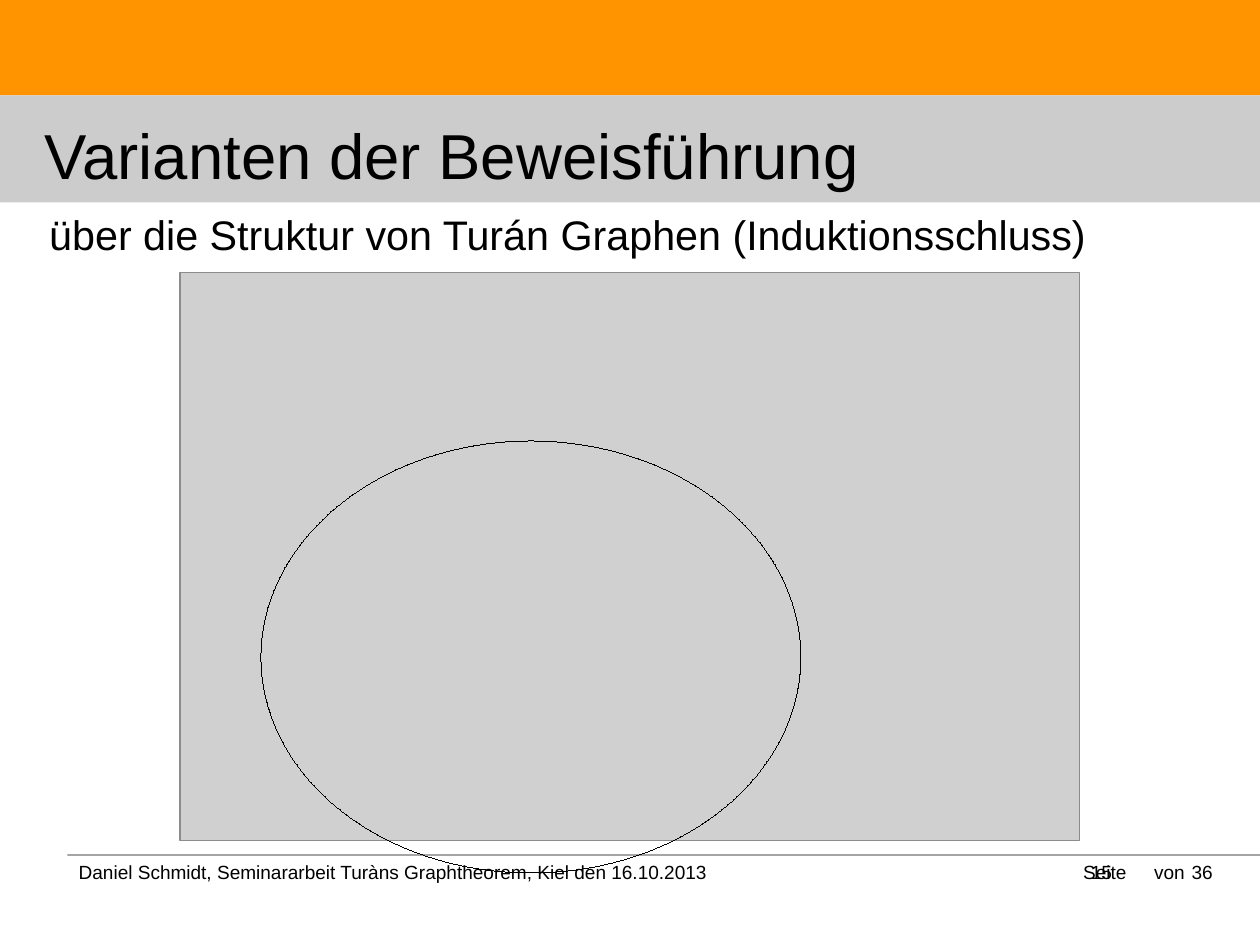
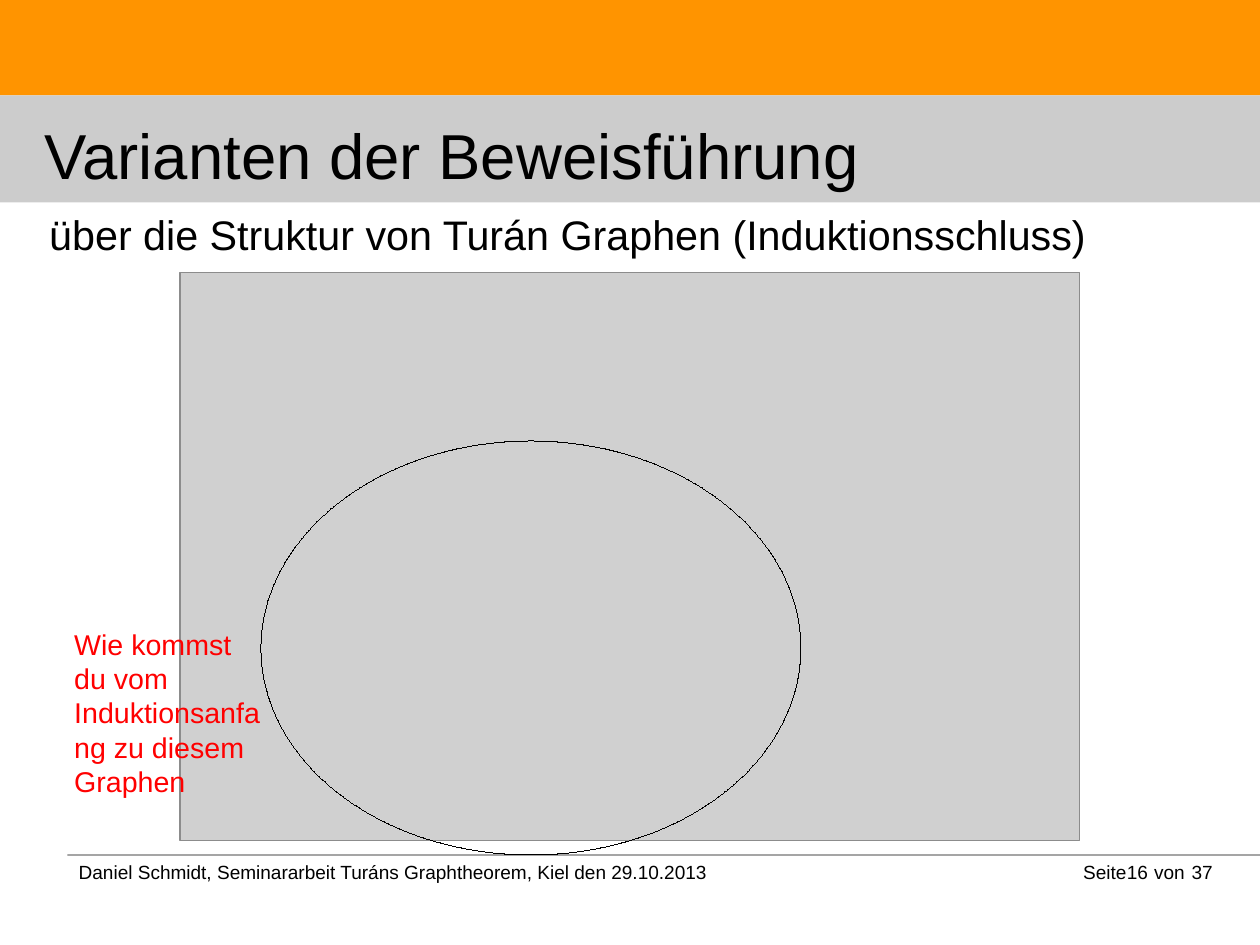
Before and after one commit to DanielMSchmidt/kombinatorik, a slide deck: slide 16 of Kombinatorik.odp (slide 15 before the commit). Drawn at 1260x945 pixels with LibreOffice and Linux fonts; fonts in the diff are those of the drawing; grey boxes stand for pictures. Boxes give left, top, right and bottom in pixels: in the first picture for what was removed or moved away, otherwise in the second. Text is boxed around its words. In the diff, an @@ line names an element or a change of style, - is before the commit and + after.

```diff
--- a/Kombinatorik.odp
+++ b/Kombinatorik.odp
@@ ellipse: place and size @@
-ellipse at bbox=[261, 441, 800, 874]
+ellipse at bbox=[261, 441, 800, 855]
@@ text added at bbox=[74, 632, 244, 798], 18 pt, text #FF0000 @@
+Wie kommst du vom Induktionsanfang zu diesem Graphen
@@ text removed at bbox=[79, 865, 706, 883] @@
-Daniel Schmidt, Seminararbeit Turàns Graphtheorem, Kiel den 16.10.2013
@@ text added at bbox=[79, 865, 706, 883], 12 pt, text #000000 @@
+Daniel Schmidt, Seminararbeit Turáns Graphtheorem, Kiel den 29.10.2013
@@ page number removed at bbox=[1091, 865, 1112, 879] @@
-15
@@ page number added at bbox=[1116, 855, 1234, 888], 12 pt, text #000000 @@
+16
@@ text at bbox=[1192, 865, 1213, 879]: text changed @@
-36
+37
```
Also in this commit, not shown: 33 other slides changed, 3 slides added, 2 slides removed.
